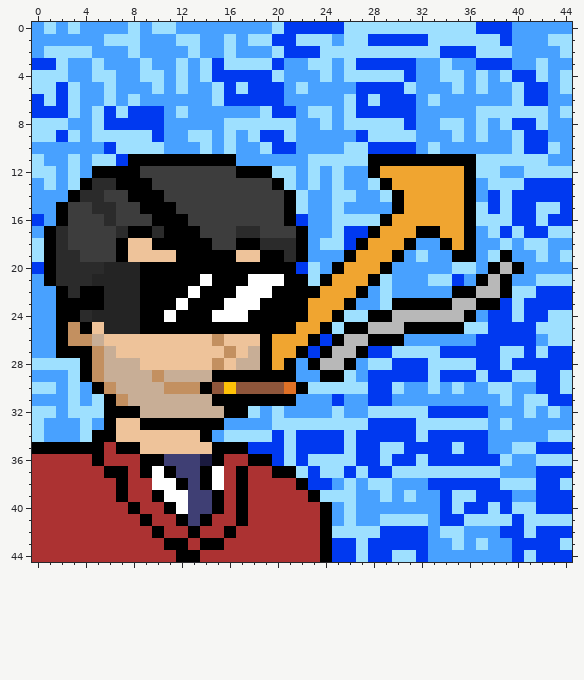
Pixel-art sprite -- frontend/public/images/team/aaryan_stonked.png. The picture above is the old version.
The file is 450x450 pixels, drawn in blocks of 10x10; one block is one cell here. Colours within 5 levels of each other are drawn and written as one.
New version:
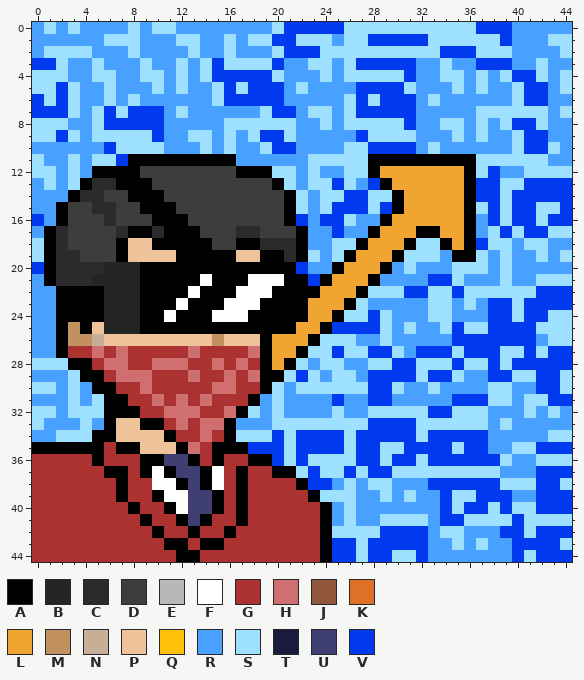
Palette (. is transparent): A #000000  B #242424  C #2b2b2b  D #3d3d3d  E #b8b8b8  F #ffffff  G #ac3232  H #cf6f6f  J #8f563b  K #df7126  L #f0a530  M #c39060  N #c8ae96  P #eec39a  Q #ffc107  R #48a1ff  S #9ee0ff  T #1a1a3f  U #3f3f74  V #0039f0
The exact change:
Changed rows in their new state; - is an unchanged pixel.
first column x 0:
12 -------------------------RSS----------V--
13 ------------------------SVS-V--------VV--
14 ------------------------S-VVS--------V---
15 ------------------------SVVVSV-----------
16 ------------------------VV-RR--------RV--
17 -------------------------VRR-------------
18 ------------------------R-S-----SS---VS--
19 -----------------------S-S-----S-S---SRS-
20 -----------------------R-------S-----SRSR
21 -----------------------V-----R---VVS-RRS-
22 ---A------------------------S-SVVSSVSSSS-
23 ---------------------------S-RRRRSSRSRV--
24 ----AA----------------------VSRRRSSRR----
25 -------------------------VVVVSRSRRSV-----
26 ------------------------SSSRRSR----VV----
27 ---GGHGHGGGGGHGGGGH----SSVSS---RVV-S-----
28 ---A-GHHGGHHHGGHGHG---SRSSR-----S--V-S---
29 -----AGHHHGGGHGGHGH--SVSRS------SV-SRR---
30 ------AGGHGGGGGHHGGASRS------------R-----
31 -------AGGHGHGHGGG-RSR-------------VVVS--
32 ---------GGHHHGGH------------------SSS---
33 -----------GHGHHA------------------------
34 R-SS-------AGGHGA------------------------
35 ------------AHG--------------------------
36 -------------AG--------------------------
Pixel boxes of the changes (left, top, right, bottom) in both pictures:
changed: (32, 166, 524, 466)
